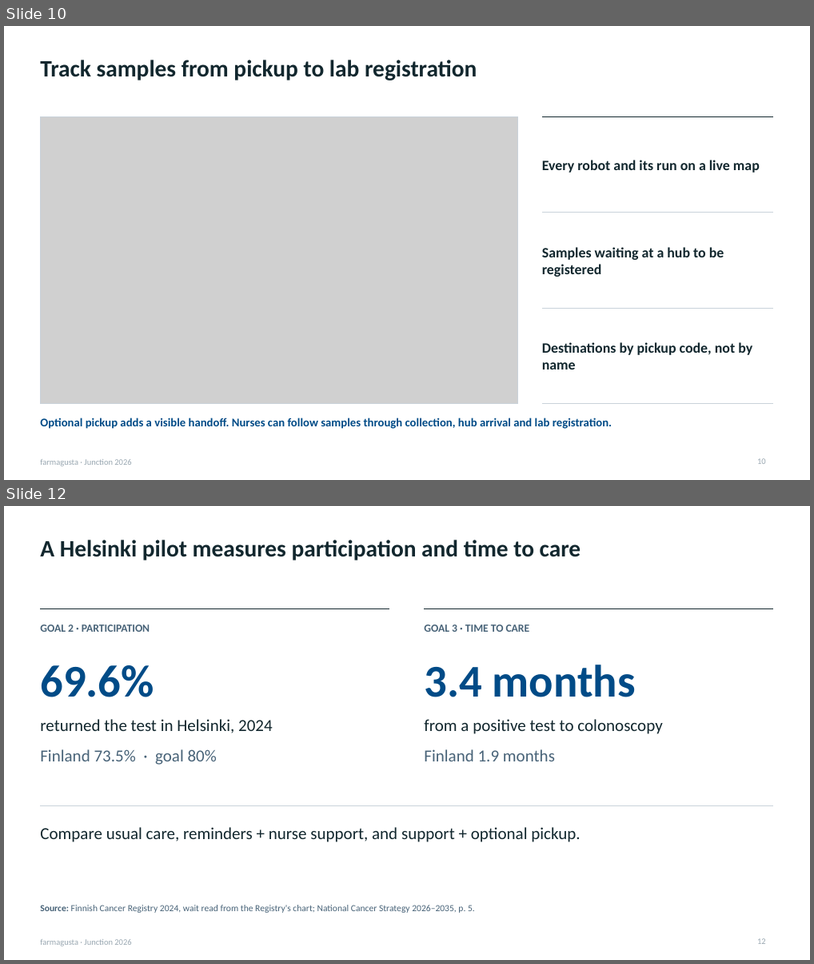
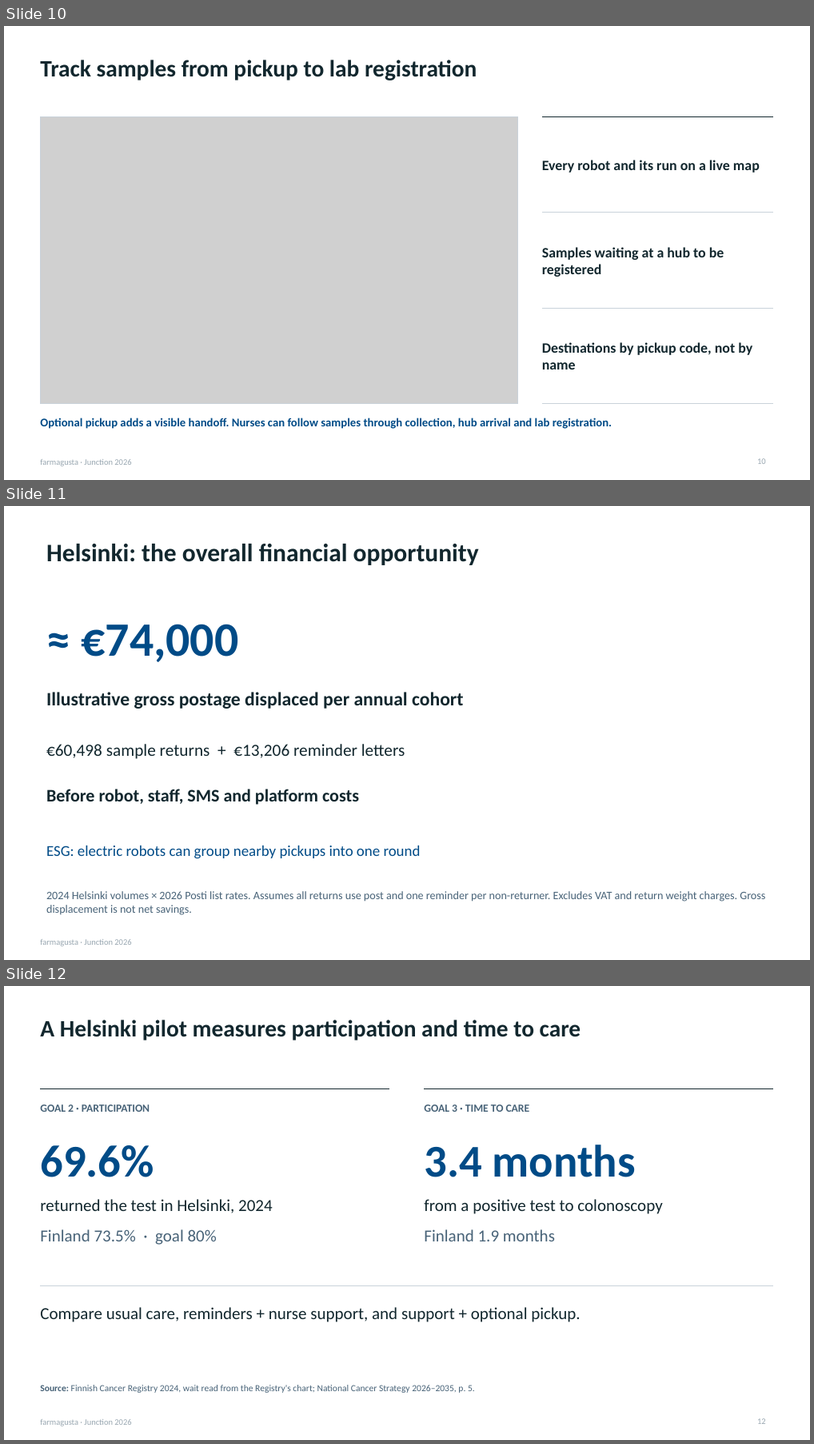
Before and after one commit to rromppanen/junction26, a slide deck: docs/pitch/farmagusta-screening-attendance.pptx. Shown one above the other, each under a label of ours: slides 10 and 12 before the commit, slides 10, 11 and 12 after it; the slides between them are not shown. The pictures are 814x964 and 814x1444 pixels, drawn with LibreOffice and Linux fonts; fonts in the diff are those of the drawing; grey boxes stand for pictures. Boxes give left, top, right and bottom in pixels: in the first picture for what was removed or moved away, otherwise in the second. Text is boxed around its words. In the diff, an @@ line names an element or a change of style, - is before the commit and + after.

```diff
--- a/docs/pitch/farmagusta-screening-attendance.pptx
+++ b/docs/pitch/farmagusta-screening-attendance.pptx
@@ slide 11 added at [4,506,810,960], background #FFFFFF; not listed: 1 template element that a slide beside it also shows @@
@@ text added at [46,544,479,565], 30 pt, text #12272E, bold @@
+Helsinki: the overall financial opportunity
@@ text added at [81,624,238,662], 57 pt, text #004B87, bold @@
+≈ €74,000
@@ text added at [46,692,463,708], 22.5 pt, text #12272E, bold @@
+Illustrative gross postage displaced per annual cohort
@@ text added at [46,744,406,759], 20.2 pt, text #12272E @@
+€60,498 sample returns + €13,206 reminder letters
@@ text added at [46,788,359,804], 21 pt, text #12272E, bold @@
+Before robot, staff, SMS and platform costs
@@ text added at [46,845,421,859], 18 pt, text #004B87 @@
+ESG: electric robots can group nearby pickups into one round
@@ text added at [46,891,766,915], 13.5 pt, text #486378 @@
+2024 Helsinki volumes × 2026 Posti list rates. Assumes all returns use post and one reminder per non-returner. Excludes VAT and return weight charges. Gross displacement is not net savings.
```
Also in this commit, not shown: 1 slide changed, 1 other slide added, 1 slide removed.
